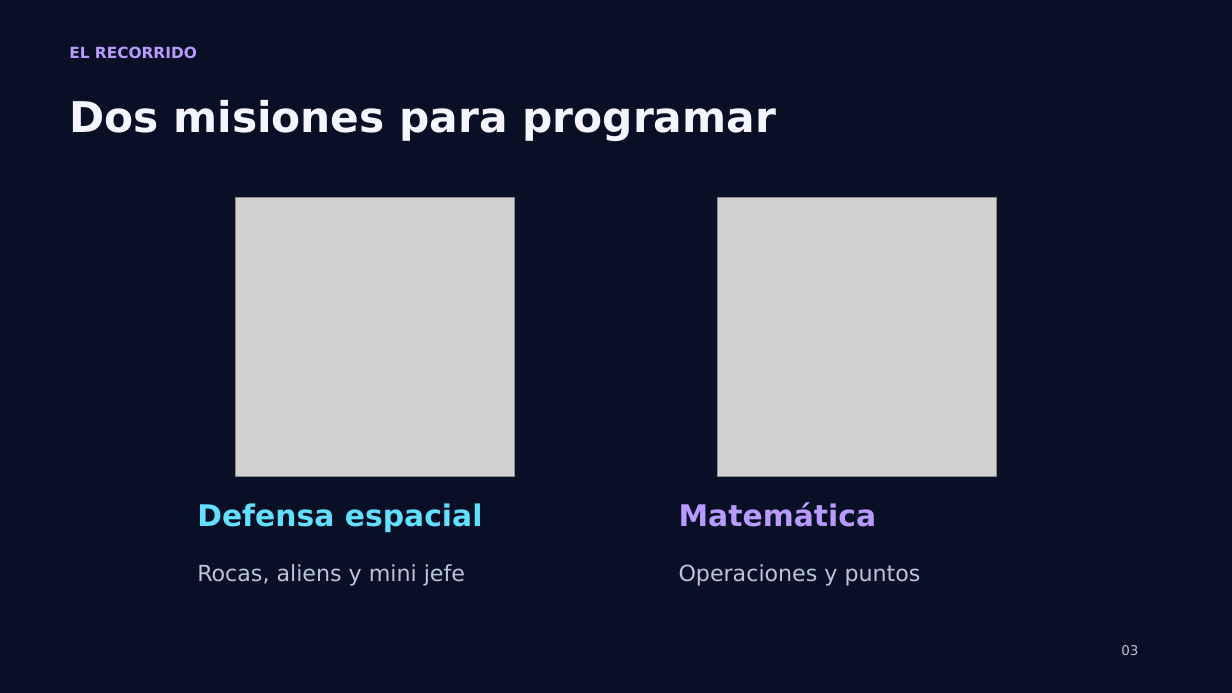
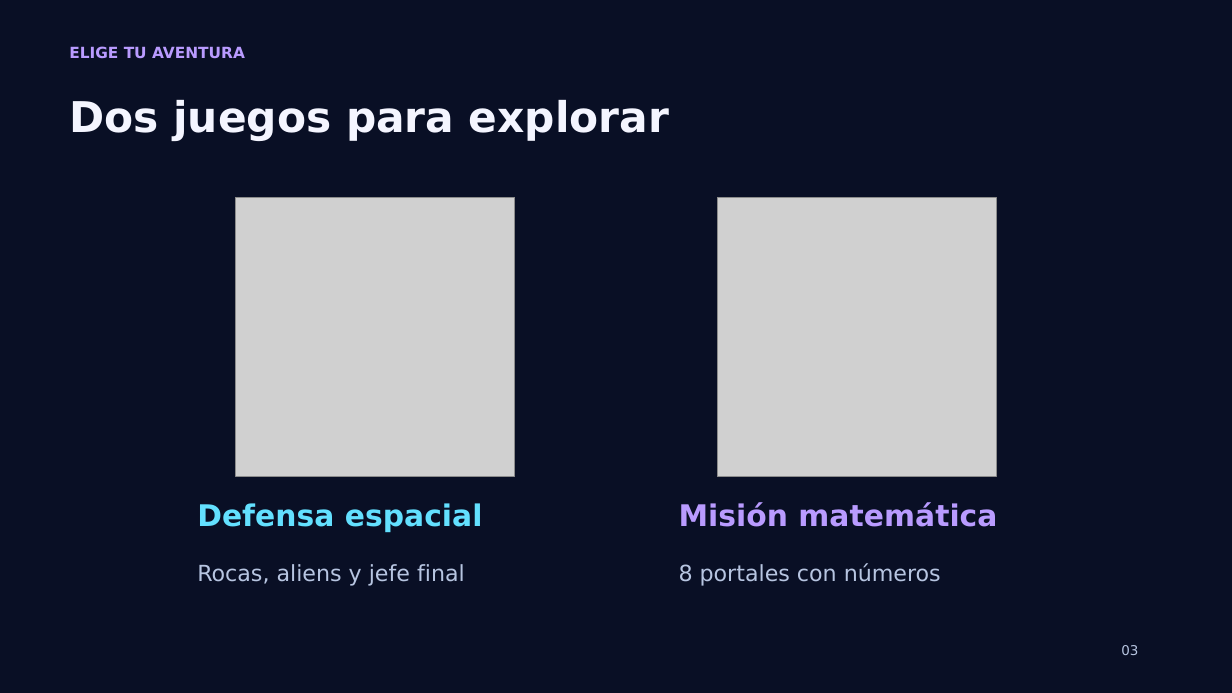
Before and after one commit to PaoloPelaezVillanueva/wie-chincha, a slide deck: slide 3 of Mision_WIE_Chincha_Taller.pptx. Drawn at 1232x693 pixels with LibreOffice and Linux fonts; fonts in the diff are those of the drawing; grey boxes stand for pictures. Boxes give left, top, right and bottom in pixels: in the first picture for what was removed or moved away, otherwise in the second. Text is boxed around its words. In the diff, an @@ line names an element or a change of style, - is before the commit and + after.

```diff
--- a/Mision_WIE_Chincha_Taller.pptx
+++ b/Mision_WIE_Chincha_Taller.pptx
@@ text at (x1=69, y1=46, x2=245, y2=59): text changed @@
-EL RECORRIDO
+ELIGE TU AVENTURA
@@ text at (x1=69, y1=100, x2=669, y2=141): text changed @@
-Dos misiones para programar
+Dos juegos para explorar
@@ text at (x1=679, y1=502, x2=997, y2=527): text changed @@
-Matemática
+Misión matemática
@@ text at (x1=197, y1=564, x2=465, y2=586): text changed @@
-Rocas, aliens y mini jefe
+Rocas, aliens y jefe final
@@ text at (x1=679, y1=563, x2=941, y2=586): text changed @@
-Operaciones y puntos
+8 portales con números
```
Also in this commit, not shown: 12 other slides changed.
